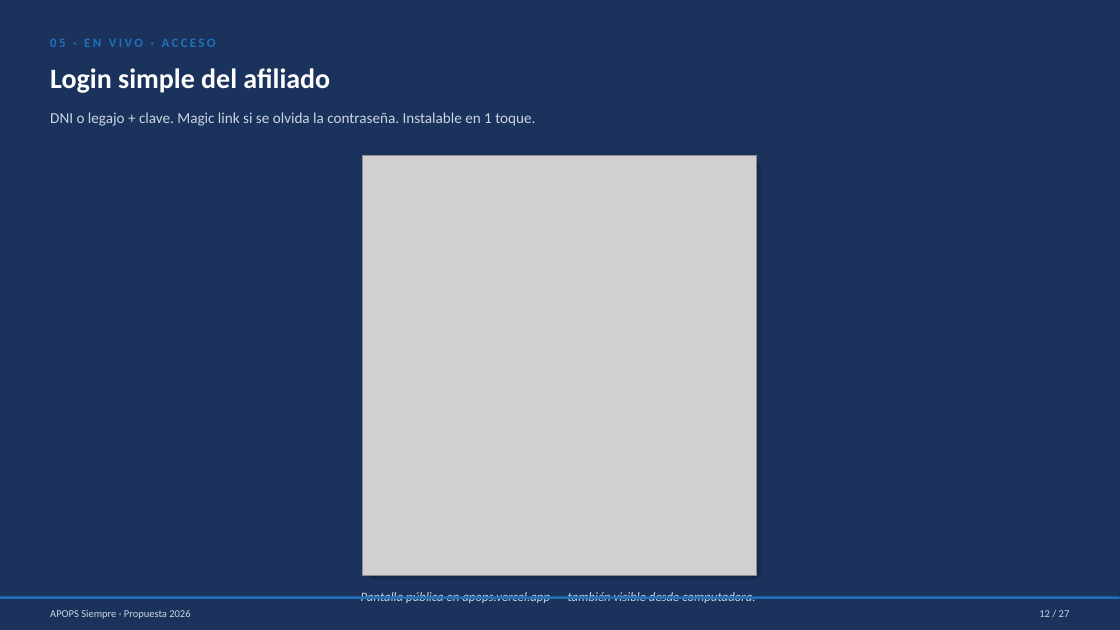
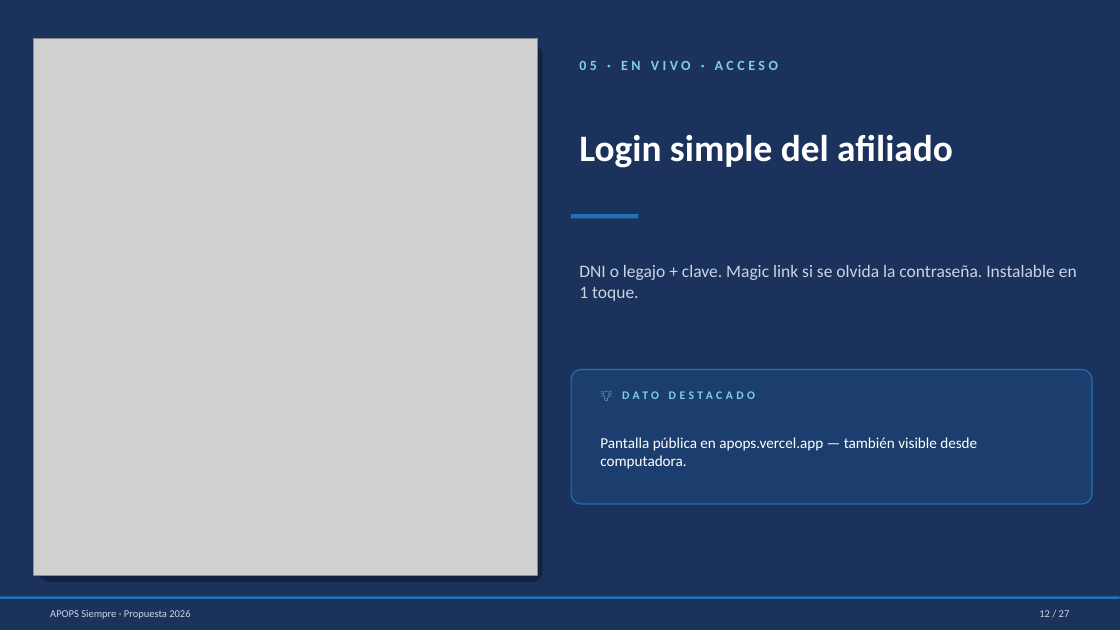
Before and after one commit to saadypacheco/apops, a slide deck: slide 12 of Presentacion-APOPS-Siempre.pptx. Drawn at 1120x630 pixels with LibreOffice and Linux fonts; fonts in the diff are those of the drawing; grey boxes stand for pictures. Boxes give left, top, right and bottom in pixels: in the first picture for what was removed or moved away, otherwise in the second. Text is boxed around its words. In the diff, an @@ line names an element or a change of style, - is before the commit and + after.

```diff
--- a/Presentacion-APOPS-Siempre.pptx
+++ b/Presentacion-APOPS-Siempre.pptx
@@ picture: place and size @@
-picture at [363, 155, 757, 576]
+picture at [34, 38, 538, 575]
@@ rounded rectangle added at [39, 45, 543, 581], fill #000000 at 30% opacity @@
@@ text "05 · EN VIVO · ...": place and size @@
-text "05 · EN VIVO · ..." at [50, 39, 216, 47]
+text "05 · EN VIVO · ..." at [579, 61, 778, 70]
@@ text "05 · EN VIVO · ..." at [579, 61, 778, 70]: size 11 to 12 pt, text colour #1F72B8 to #7FCFE5, letter spacing 2 to 3 pt @@
@@ text "Login simple del afiliado": place and size @@
-text "Login simple del afiliado" at [50, 68, 330, 93]
+text "Login simple del afiliado" at [579, 134, 953, 168]
@@ text "Login simple del afiliado" at [579, 134, 953, 168]: size 24 to 32 pt @@
@@ rounded rectangle removed at [367, 160, 761, 580] @@
@@ text "DNI o legajo + clave. ...": place and size @@
-text "DNI o legajo + clave. ..." at [50, 112, 535, 126]
+text "DNI o legajo + clave. ..." at [579, 265, 1077, 301]
@@ text "DNI o legajo + clave. ..." at [579, 265, 1077, 301]: size 13 to 15 pt; more space between paragraphs @@
@@ rectangle added at [571, 214, 639, 218], fill #1F72B8 @@
@@ rounded rectangle added at [571, 370, 1092, 504], fill #1F72B8 at 20% opacity, outline #1F72B8 1 pt @@
@@ text "Pantalla pública en apops.vercel.app — ...": place and size @@
-text "Pantalla pública en apops.vercel.app — ..." at [361, 592, 755, 603]
+text "Pantalla pública en apops.vercel.app — ..." at [600, 437, 977, 469]
@@ text "Pantalla pública en apops.vercel.app — ..." at [600, 437, 977, 469]: size 11 to 13 pt, text colour #CBD5E1 to #FFFFFF, italic off; alignment centre to left @@
@@ text added at [622, 391, 659, 399], 10 pt, text #7FCFE5, bold @@
+💡 DATO DESTACADO
```
Also in this commit, not shown: 6 other slides changed, 1 other file.
